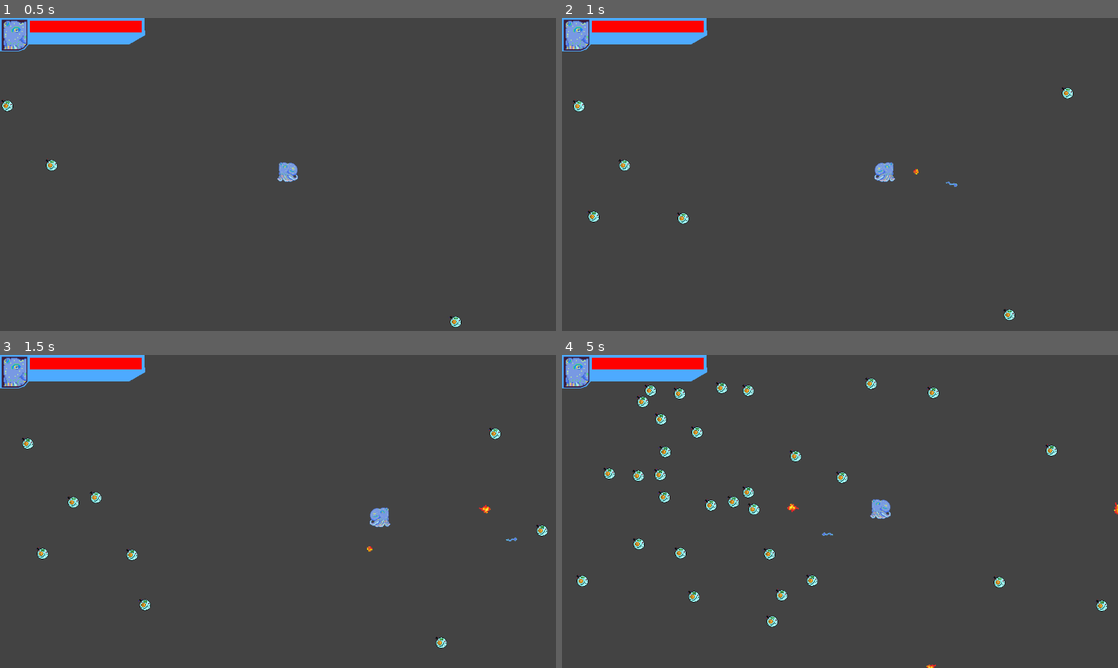
Above: before the commit, frames 1-4 (two rows, left to right).
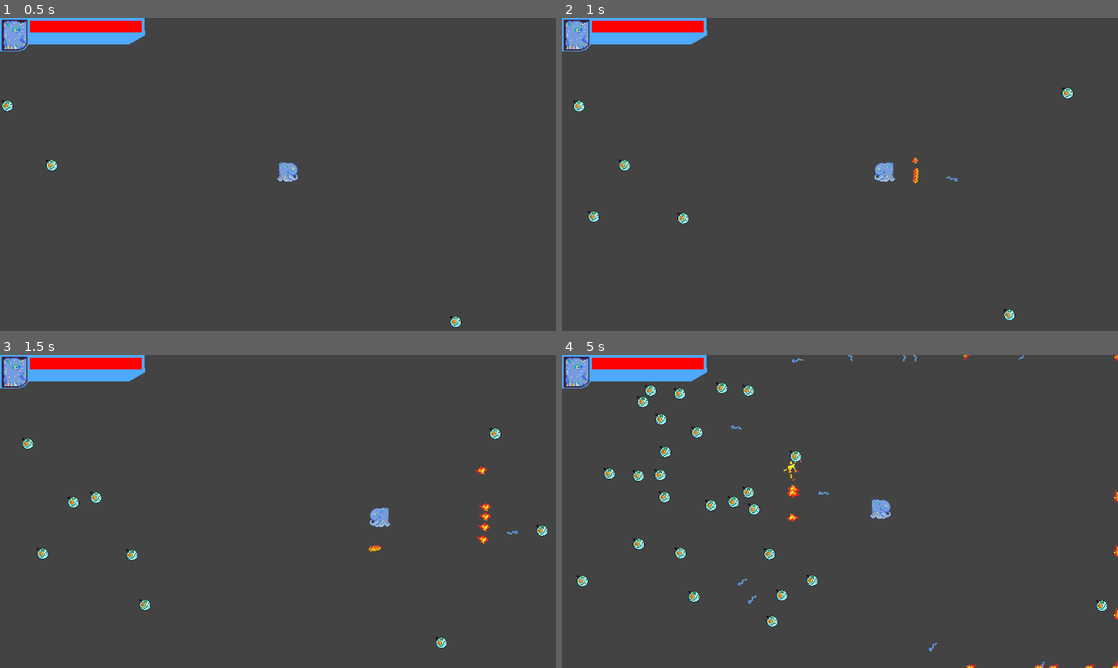
Above: after the commit, the same moments.

Repository: Igonorant/perfect-form
Game: Godot game, scene res://arenas/arena.tscn
The game is run twice, just before and just after one commit, with the same random seed, the same clock (stepped at 60 frames per second) and the same inputs.
Inputs:
- Up to frame 1 (0.5 s): no input
- Up to frame 2 (1 s): hold Right (move_right) from 0.53 s (still down); tap Q (atk_q) at 0.6 s; tap W (atk_w) at 0.8 s
- Up to frame 3 (1.5 s): release Right (move_right) at 1.28 s; hold Down (move_down) from 1.28 s (still down); tap W (atk_w) at 1.35 s
- Up to frame 4 (5 s): tap R (atk_r, bound only after the commit) at 1.55, 2.1, 3.8 s; release Down (move_down) at 2.03 s; hold Right (move_right) 2.03-2.78 s; tap Q (atk_q) at 2.3, 3.6, 4.55 s; hold Up (move_up) 2.78-3.53 s; tap E (atk_e) at 2.85 s; tap W (atk_w) at 3.05, 4.35 s; hold Left (move_left) from 3.53 s (still down)

Frame 1 is identical in both runs. In frame 2, less than 0.1% of the frame differs, in the area x 63-72%, y 44-54%; in frame 3, 0.2%; in frame 4, 0.8%, in the area x 30-100%, y 0-100%.

Commit message:
Make it rain

Diff:
--- a/characters/player.gd
+++ b/characters/player.gd
@@ -34,28 +34,33 @@
 
 func _handle_inputs() -> void:
     if Input.is_action_just_pressed("atk_q"):
-        _spawn_projectile()
+        _spawn_projectile(1)
     if Input.is_action_just_pressed("atk_e"):
         _spawn_shockwave()
     if Input.is_action_just_pressed("atk_w"):
-        _spawn_projectile_burst()
+        _spawn_projectile_burst(5)
+    if Input.is_action_just_pressed("atk_r"):
+        _spawn_projectile(10)
 
 
-func _spawn_projectile_burst() -> void:
-    var projectile_instance: ProjectileBurst = scn_projectile_burst.instantiate()
-    projectile_instance.m_spawn_direction = m_player_last_input_direction.normalized()
-    projectile_instance.m_spawn_position = position + projectile_instance.m_spawn_direction * 20
-    owner.add_child(projectile_instance)
+func _spawn_projectile_burst(amount: int) -> void:
+    for i in range(amount):
+        var projectile_instance: ProjectileBurst = scn_projectile_burst.instantiate()
+        projectile_instance.m_spawn_direction = m_player_last_input_direction
+        projectile_instance.m_spawn_direction = projectile_instance.m_spawn_direction.rotated(randf_range(-PI / 12, PI / 12))
+        projectile_instance.m_spawn_position = position + projectile_instance.m_spawn_direction * 20
+        owner.add_child(projectile_instance)
 
-func _spawn_projectile() -> void:
-    var projectile_instance: Projectile = scn_projectile.instantiate()
-    if (velocity.is_zero_approx()):
-        projectile_instance.m_spawn_direction = m_player_last_input_direction.normalized()
-    else:
-        projectile_instance.m_spawn_direction = velocity.normalized()
-    projectile_instance.m_spawn_position = position + projectile_instance.m_spawn_direction * 20
-    #projectile_instance.speed = max(velocity.length() * 3, 300)
-    owner.add_child(projectile_instance)
+func _spawn_projectile(amount: int) -> void:
+    for i in range(amount):
+        var projectile_instance: Projectile = scn_projectile.instantiate()
+        if (velocity.is_zero_approx()):
+            projectile_instance.m_spawn_direction = m_player_last_input_direction.normalized()
+        else:
+            projectile_instance.m_spawn_direction = velocity.normalized()
+        projectile_instance.m_spawn_direction = projectile_instance.m_spawn_direction.rotated(randf_range(-PI / 6, PI / 6))
+        projectile_instance.m_spawn_position = position + projectile_instance.m_spawn_direction * 20
+        owner.add_child(projectile_instance)
 
 func _spawn_shockwave() -> void:
     var shockwave_instance: Shockwave = scn_shockwave.instantiate()
--- a/project.godot
+++ b/project.godot
@@ -67,6 +67,11 @@
 "events": [Object(InputEventKey,"resource_local_to_scene":false,"resource_name":"","device":-1,"window_id":0,"alt_press …(192 unchanged characters)…
 ]
 }
+atk_r={
+"deadzone": 0.2,
+"events": [Object(InputEventKey,"resource_local_to_scene":false,"resource_name":"","device":-1,"window_id":0,"alt_pressed":false,"shift_pressed":false,"ctrl_pressed":false,"meta_pressed":false,"pressed":false,"keycode":0,"physical_keycode":82,"key_label":0,"unicode":114,"location":0,"echo":false,"script":null)
+]
+}
 
 [rendering]
 
